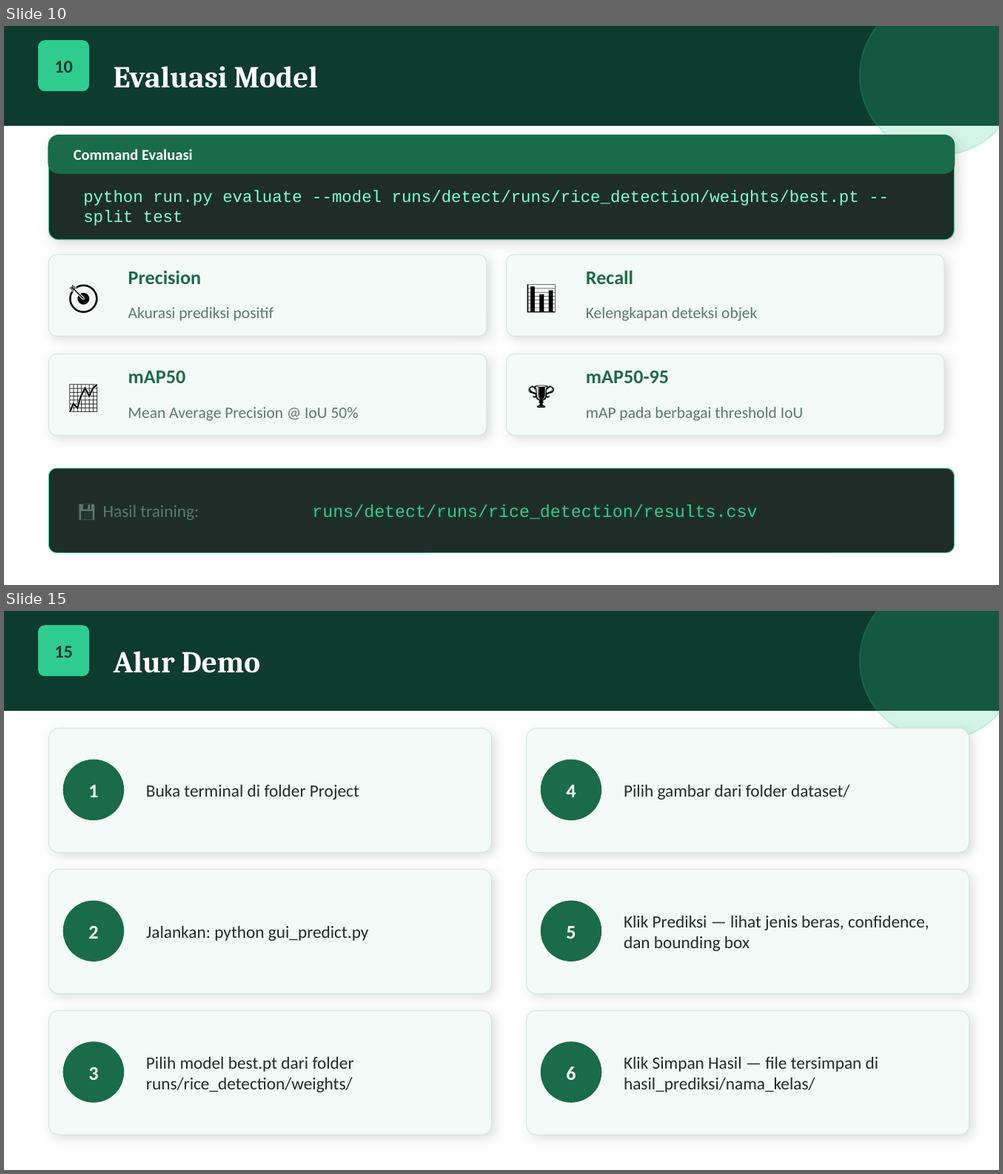
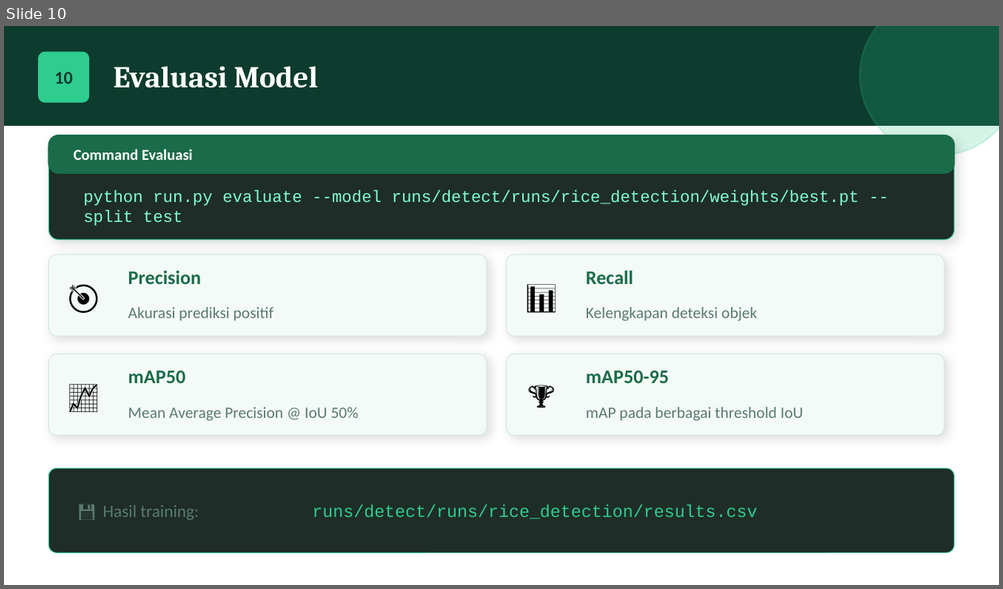
Before and after one commit to yadiefr/Machine-Learning-Deteksi-Objek-Beras, a slide deck: DeteksiBeras_YOLO.pptx. Shown one above the other, each under a label of ours: slides 10 and 15 before the commit, slide 10 after it; the slides between them are not shown. The pictures are 1003x1174 and 1003x589 pixels, drawn with LibreOffice and Linux fonts; fonts in the diff are those of the drawing. Boxes give left, top, right and bottom in pixels: in the first picture for what was removed or moved away, otherwise in the second. Text is boxed around its words. In the diff, an @@ line names an element or a change of style, - is before the commit and + after.

```diff
--- a/DeteksiBeras_YOLO.pptx
+++ b/DeteksiBeras_YOLO.pptx
@@ slide 15 removed at [4,611,999,1170], background #FFFFFF @@
@@ rectangle removed at [4,611,999,710] @@
@@ rounded rectangle removed at [39,626,88,675] @@
@@ ellipse removed at [859,611,999,741] @@
@@ text removed at [54,646,73,658] @@
-15
@@ text removed at [114,651,261,673] @@
-Alur Demo
@@ rounded rectangle removed at [48,729,492,853] @@
@@ rounded rectangle removed at [526,729,969,853] @@
@@ ellipse removed at [64,760,123,820] @@
@@ ellipse removed at [541,760,600,820] @@
@@ text removed at [88,785,98,797] @@
-1
@@ text removed at [146,784,359,800] @@
-Buka terminal di folder Project
@@ text removed at [566,785,575,797] @@
-4
@@ text removed at [623,784,849,800] @@
-Pilih gambar dari folder dataset/
@@ rounded rectangle removed at [48,869,492,994] @@
@@ rounded rectangle removed at [526,869,969,994] @@
@@ ellipse removed at [64,901,123,961] @@
@@ ellipse removed at [541,901,600,961] @@
@@ text removed at [623,915,929,951] @@
-Klik Prediksi — lihat jenis beras, confidence, dan bounding box
@@ text removed at [88,926,98,939] @@
-2
@@ text removed at [146,925,369,941] @@
-Jalankan: python gui_predict.py
@@ text removed at [566,926,575,939] @@
-5
@@ rounded rectangle removed at [48,1011,492,1135] @@
@@ rounded rectangle removed at [526,1011,969,1135] @@
@@ ellipse removed at [64,1042,123,1102] @@
@@ ellipse removed at [541,1042,600,1102] @@
@@ text removed at [88,1068,98,1080] @@
-3
@@ text removed at [146,1056,354,1093] @@
-Pilih model best.pt dari folder runs/rice_detection/weights/
@@ text removed at [566,1067,575,1080] @@
-6
@@ text removed at [623,1056,879,1093] @@
-Klik Simpan Hasil — file tersimpan di hasil_prediksi/nama_kelas/
@@ slide 10 changed as well @@
@@ text "10": place and size @@
-text "10" at [54,61,73,73]
+text "10" at [54,72,73,84]
@@ rounded rectangle: place and size @@
-rounded rectangle at [39,41,88,90]
+rounded rectangle at [39,52,88,101]
```
Also in this commit, not shown: 9 other slides changed, 1 slide added, 3 other slides removed, 4 other files.
